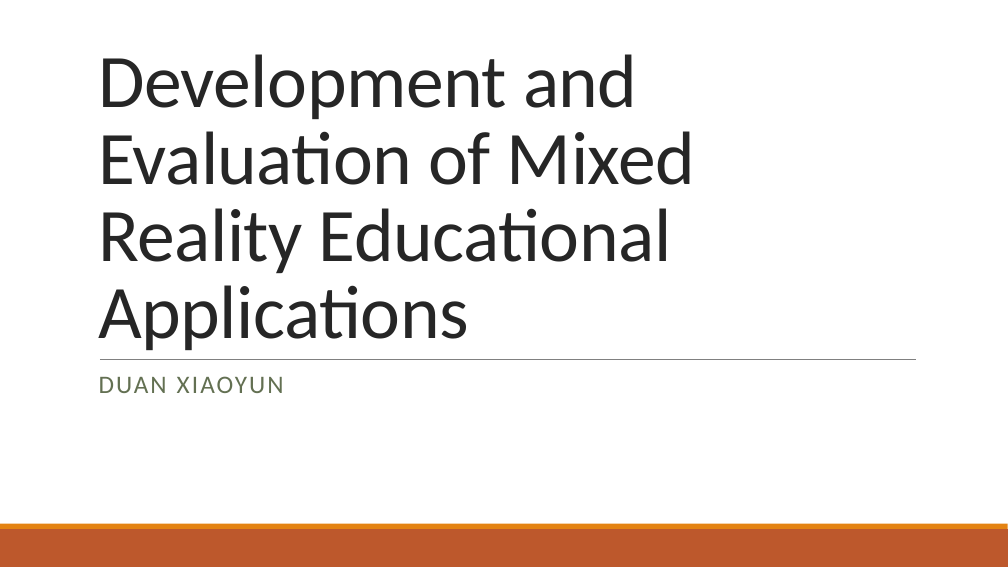
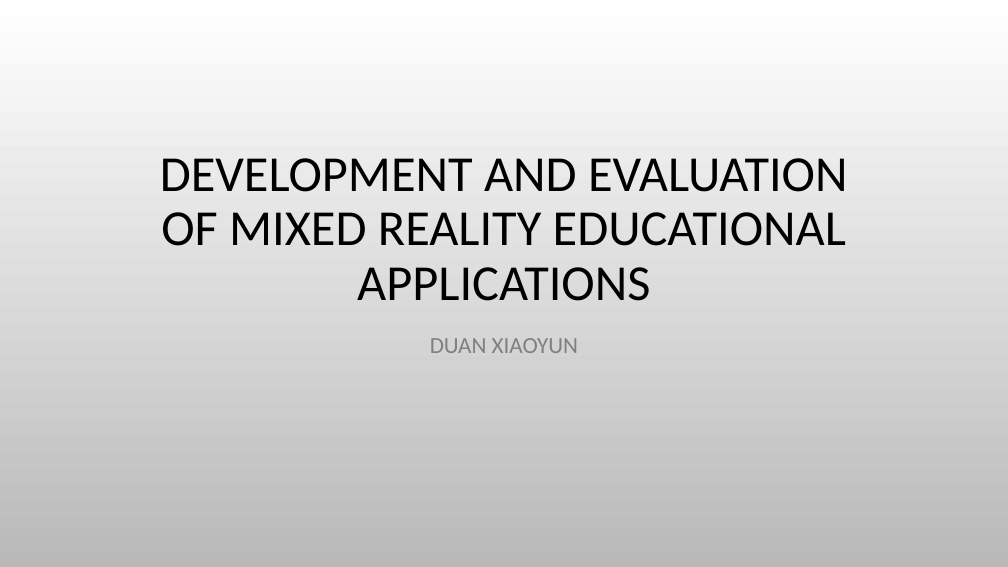
Before and after one commit to duanxiaoyun/ppaperssss, a slide deck: slide 1 of bi_ye_lun_wen/Development and Evaluation of Mixed Reality Educational Applications.pptx. Drawn at 1008x567 pixels with LibreOffice and Linux fonts; fonts in the diff are those of the drawing; background and template pictures are left out. Boxes give left, top, right and bottom in pixels: in the first picture for what was removed or moved away, otherwise in the second. Text is boxed around its words. In the diff, an @@ line names an element or a change of style, - is before the commit and + after.

```diff
--- a/bi_ye_lun_wen/Development and Evaluation of Mixed Reality Educational Applications.pptx
+++ b/bi_ye_lun_wen/Development and Evaluation of Mixed Reality Educational Applications.pptx
@@ background #FFFFFF to picture (left out) @@
@@ title at (160,158,848,301): text changed; size 72 to 48 pt; text colour #262626 to #000000 @@
-Development and Evaluation of Mixed Reality Educational Applications
+DEVELOPMENT AND EVALUATION OF MIXED REALITY EDUCATIONAL APPLICATIONS
@@ subtitle "DUAN XIAOYUN": place and size @@
-subtitle "DUAN XIAOYUN" at (99,376,284,393)
+subtitle "DUAN XIAOYUN" at (430,338,578,353)
@@ subtitle "DUAN XIAOYUN" at (430,338,578,353): size 24 to 22 pt, text colour #637052 to #808080, letter spacing 2 to 0 pt; alignment left to centre; line spacing 0.9 to 1.2; less space between paragraphs @@
@@ line removed from (100, 359) to (917, 359) @@
@@ rectangle removed at (0,529,1008,567) @@
@@ rectangle removed at (0,524,1008,529) @@
```
Also in this commit, not shown: 2 other slides changed, 8 slides added, 8 slides removed, 1 other file.
